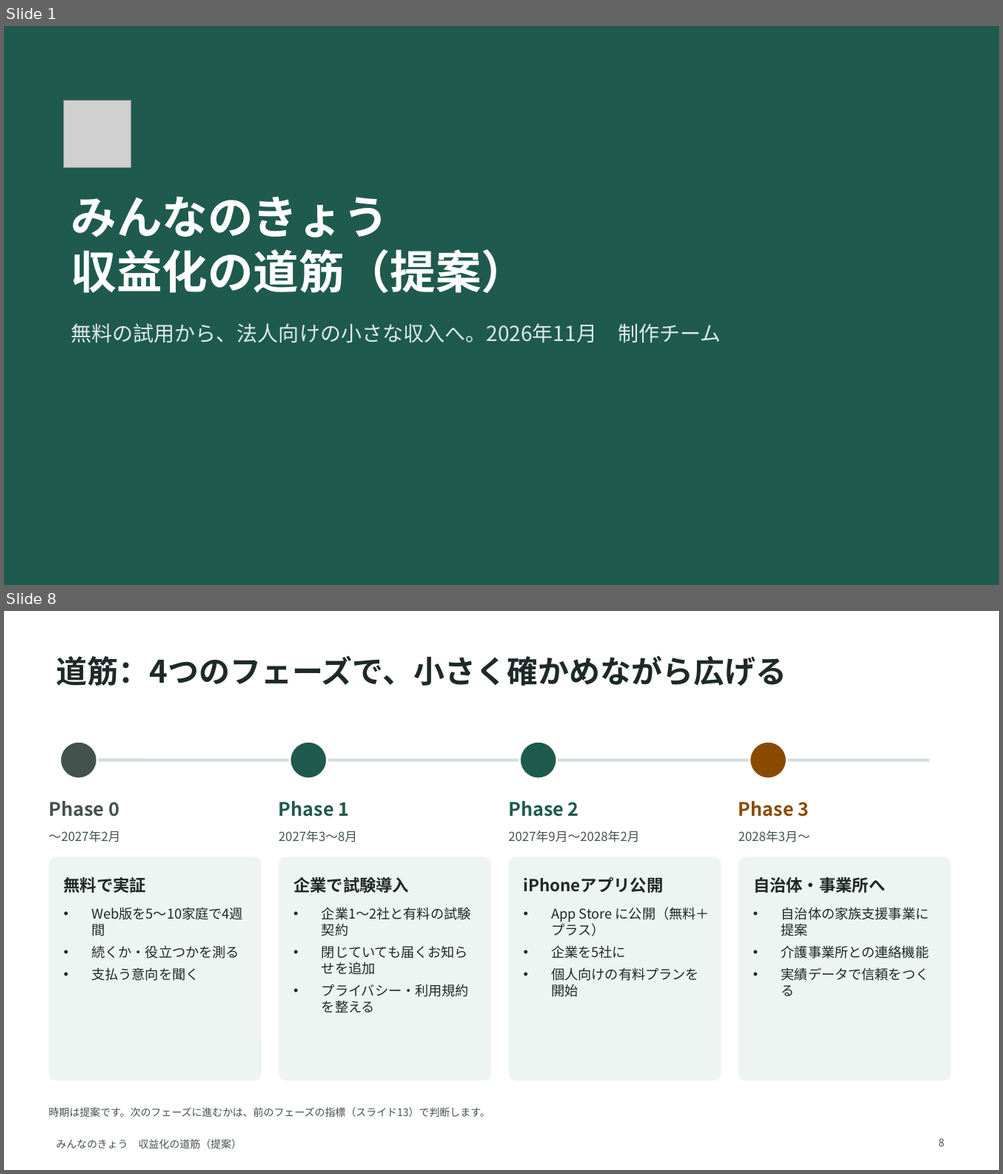
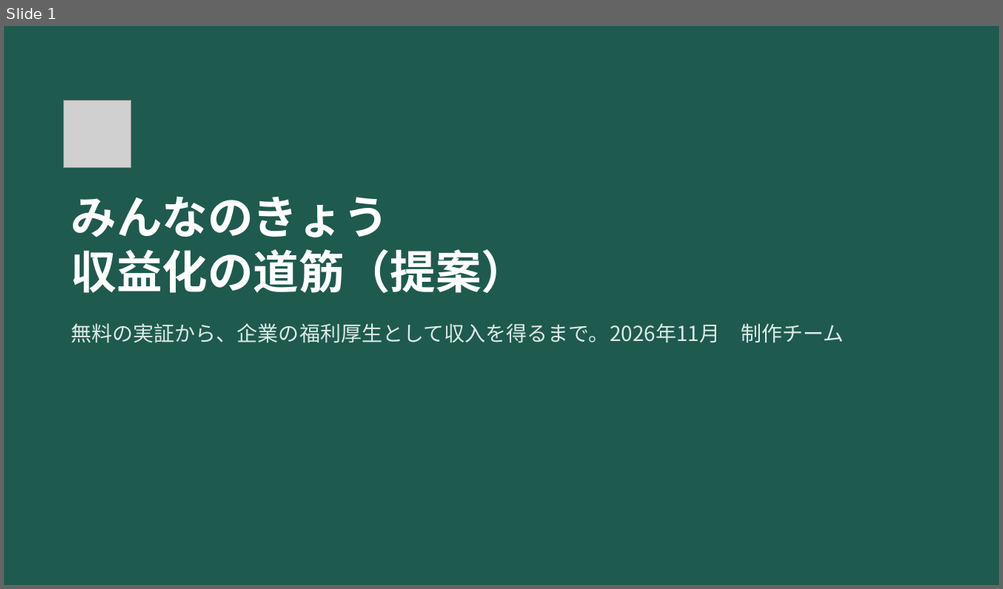
Before and after one commit to sakurabloomyou/Sunplaza-supermarket, a slide deck: minnanokyou-business/minnanokyou_monetization_plan.pptx. Shown one above the other, each under a label of ours: slides 1 and 8 before the commit, slide 1 after it; the slides between them are not shown. The pictures are 1003x1174 and 1003x589 pixels, drawn with LibreOffice and Linux fonts; fonts in the diff are those of the drawing; grey boxes stand for pictures. Boxes give left, top, right and bottom in pixels: in the first picture for what was removed or moved away, otherwise in the second. Text is boxed around its words. In the diff, an @@ line names an element or a change of style, - is before the commit and + after.

```diff
--- a/minnanokyou-business/minnanokyou_monetization_plan.pptx
+++ b/minnanokyou-business/minnanokyou_monetization_plan.pptx
@@ slide 8 removed at box(4, 611, 999, 1170), background #FFFFFF @@
@@ title removed at box(56, 655, 786, 686) @@
-道筋：4つのフェーズで、小さく確かめながら広げる
@@ ellipse removed at box(60, 741, 97, 779) @@
@@ ellipse removed at box(290, 741, 327, 779) @@
@@ ellipse removed at box(520, 741, 557, 779) @@
@@ ellipse removed at box(749, 741, 787, 779) @@
@@ line removed from (71, 760) to (929, 760) @@
@@ text removed at box(48, 801, 119, 817) @@
-Phase 0
@@ text removed at box(279, 801, 350, 817) @@
-Phase 1
@@ text removed at box(508, 801, 579, 817) @@
-Phase 2
@@ text removed at box(738, 801, 808, 817) @@
-Phase 3
@@ text removed at box(48, 831, 120, 843) @@
-〜2027年2月
@@ text removed at box(279, 831, 357, 843) @@
-2027年3〜8月
@@ text removed at box(508, 831, 639, 843) @@
-2027年9月〜2028年2月
@@ text removed at box(738, 831, 810, 843) @@
-2028年3月〜
@@ rounded rectangle removed at box(48, 857, 262, 1081) @@
@@ rounded rectangle removed at box(279, 857, 491, 1081) @@
@@ rounded rectangle removed at box(509, 857, 721, 1081) @@
@@ rounded rectangle removed at box(738, 857, 950, 1081) @@
@@ text removed at box(64, 877, 147, 893) @@
-無料で実証
@@ text removed at box(293, 877, 409, 893) @@
-企業で試験導入
@@ text removed at box(523, 877, 663, 893) @@
-iPhoneアプリ公開
@@ text removed at box(753, 877, 885, 893) @@
-自治体・事業所へ
@@ text removed at box(91, 907, 243, 981) @@
-• Web版を5〜10家庭で4週間
-• 続くか・役立つかを測る
-• 支払う意向を聞く
@@ text removed at box(321, 907, 471, 1013) @@
-• 企業1〜2社と有料の試験契約
-• 閉じていても届くお知らせを追加
-• プライバシー・利用規約を整える
@@ text removed at box(551, 907, 709, 997) @@
-• App Store に公開（無料＋プラス）
-• 企業を5社に
-• 個人向けの有料プランを開始
@@ text removed at box(781, 907, 929, 997) @@
-• 自治体の家族支援事業に提案
-• 介護事業所との連絡機能
-• 実績データで信頼をつくる
@@ text removed at box(48, 1108, 489, 1117) @@
-時期は提案です。次のフェーズに進むかは、前のフェーズの指標（スライド13）で判断します。
@@ text removed at box(56, 1139, 242, 1149) @@
-みんなのきょう 収益化の道筋（提案）
@@ page number removed at box(938, 1139, 944, 1147) @@
-8
@@ slide 1 changed as well @@
@@ text at box(71, 323, 844, 343): text changed @@
-無料の試用から、法人向けの小さな収入へ。2026年11月 制作チーム
+無料の実証から、企業の福利厚生として収入を得るまで。2026年11月 制作チーム
```
Also in this commit, not shown: 6 other slides changed, 3 slides added, 7 other slides removed, 1 other file.
